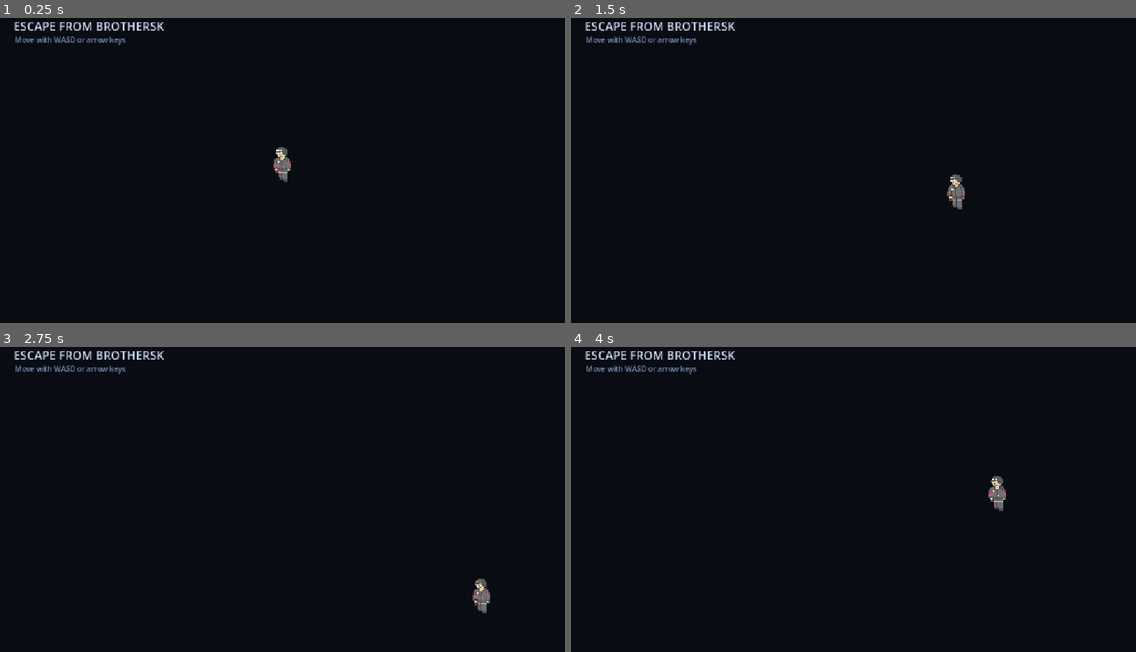
Above: before the commit, frames 1-4 (two rows, left to right).
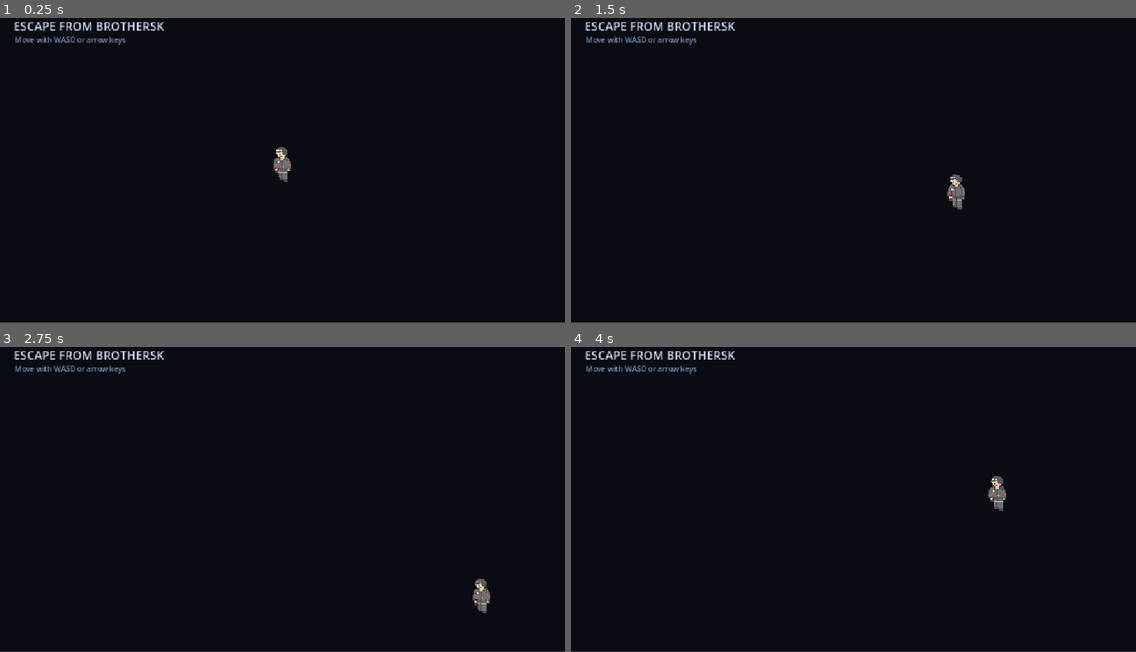
Above: after the commit, the same moments.

Repository: Lolanimus/EscapeFromBrothersk
Game: Godot game, scene res://scenes/main.tscn
Same seed, same stepped clock (60 frames per second), same inputs: the game is played once before the commit and once after it.
Inputs:
- Up to frame 1 (0.25 s): no input
- Up to frame 2 (1.5 s): tap Enter at 0.5 s; hold D (move_right) 0.53-1.28 s; hold S (move_down) from 1.28 s (still down)
- Up to frame 3 (2.75 s): release S (move_down) at 2.03 s; hold D (move_right) from 2.03 s (still down)
- Up to frame 4 (4 s): release D (move_right) at 2.78 s; hold W (move_up) 2.78-3.53 s; hold A (move_left) from 3.53 s (still down)

The runs differ from the first frame. In frame 1, 0.2% of the frame differs, in the area x 0-100%, y 99-100%; in frame 2, 0.2%; in frame 3, 0.2%; in frame 4, 0.2%.

Commit message:
character has a collider, added a bullet image to make a bullet for testing shooting later on, bullet rn can be changed

Diff:
--- a/project.godot
+++ b/project.godot
@@ -50,6 +50,11 @@
 , Object(InputEventKey,"resource_local_to_scene":false,"resource_name":"","device":-1,"window_id":0,"alt_pressed":false …(186 unchanged characters)…
 ]
 }
+shoot={
+"deadzone": 0.5,
+"events": [Object(InputEventKey,"resource_local_to_scene":false,"resource_name":"","device":-1,"window_id":0,"alt_pressed":false,"shift_pressed":false,"ctrl_pressed":false,"meta_pressed":false,"pressed":false,"keycode":0,"physical_keycode":32,"key_label":0,"unicode":0,"location":0,"echo":false,"script":null)
+]
+}
 
 [rendering]
 
--- a/scenes/main.tscn
+++ b/scenes/main.tscn
@@ -3,13 +3,22 @@
 [ext_resource type="Script" uid="uid://cemw8vvjrosgw" path="res://scripts/player.gd" id="1_player"]
 [ext_resource type="Texture2D" uid="uid://bqp4k3ukpvkrn" path="res://assets/sprites/main character/Player.png" id="2_0wfyh"]
 
+[sub_resource type="RectangleShape2D" id="RectangleShape2D_go7yb"]
+size = Vector2(37, 73)
+
+[sub_resource type="RectangleShape2D" id="RectangleShape2D_2urpc"]
+size = Vector2(42, 48)
+
 [node name="Main" type="Node2D" unique_id=1178601059]
 
 [node name="Background" type="ColorRect" parent="." unique_id=1933508029]
-offset_right = 1152.0
-offset_bottom = 648.0
+offset_left = 1.0
+offset_top = -2.0
+offset_right = 1153.0
+offset_bottom = 646.0
 mouse_filter = 2
 color = Color(0.035, 0.047, 0.075, 1)
+metadata/_edit_lock_ = true
 
 [node name="Title" type="Label" parent="." unique_id=98573346]
 offset_left = 28.0
@@ -29,11 +38,26 @@
 theme_override_font_sizes/font_size = 15
 text = "Move with WASD or arrow keys"
 
-[node name="Player" type="Node2D" parent="." unique_id=775803962]
+[node name="Player" type="CharacterBody2D" parent="." unique_id=944918534]
 position = Vector2(576, 324)
+safe_margin = 0.001
 script = ExtResource("1_player")
 
 [node name="skin" type="Sprite2D" parent="Player" unique_id=427514678]
 position = Vector2(0, -1)
 scale = Vector2(0.04800569, 0.038194463)
 texture = ExtResource("2_0wfyh")
+
+[node name="CollisionShape2D" type="CollisionShape2D" parent="Player" unique_id=934395980]
+position = Vector2(-0.5, -0.5)
+shape = SubResource("RectangleShape2D_go7yb")
+
+[node name="Node2D" type="Node2D" parent="." unique_id=140466316]
+position = Vector2(663, 318)
+
+[node name="CharacterBody2D" type="CharacterBody2D" parent="Node2D" unique_id=1032443518]
+position = Vector2(10, -1)
+
+[node name="CollisionShape2D" type="CollisionShape2D" parent="Node2D/CharacterBody2D" unique_id=907117504]
+position = Vector2(-2, 3)
+shape = SubResource("RectangleShape2D_2urpc")
--- a/scripts/player.gd
+++ b/scripts/player.gd
@@ -1,5 +1,5 @@
 class_name Player
-extends Node2D
+extends CharacterBody2D
 
 @export_range(0.0, 1000.0, 1.0) var speed: float = 280.0:
 	set(value):
Binary file added: assets/sprites/bullets/bullet.png
Not shown, added: assets/sprites/bullets/bullet.png.import
